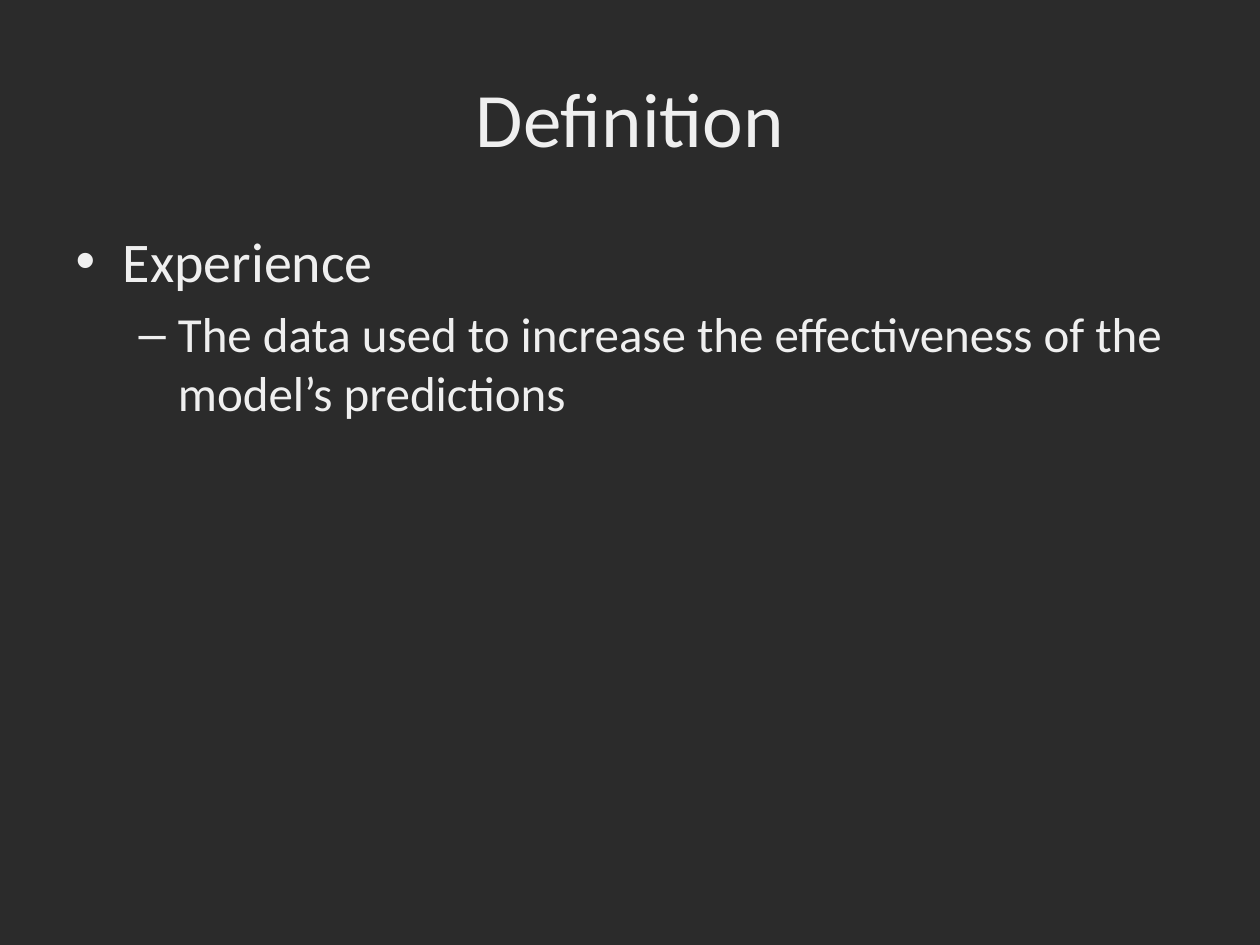
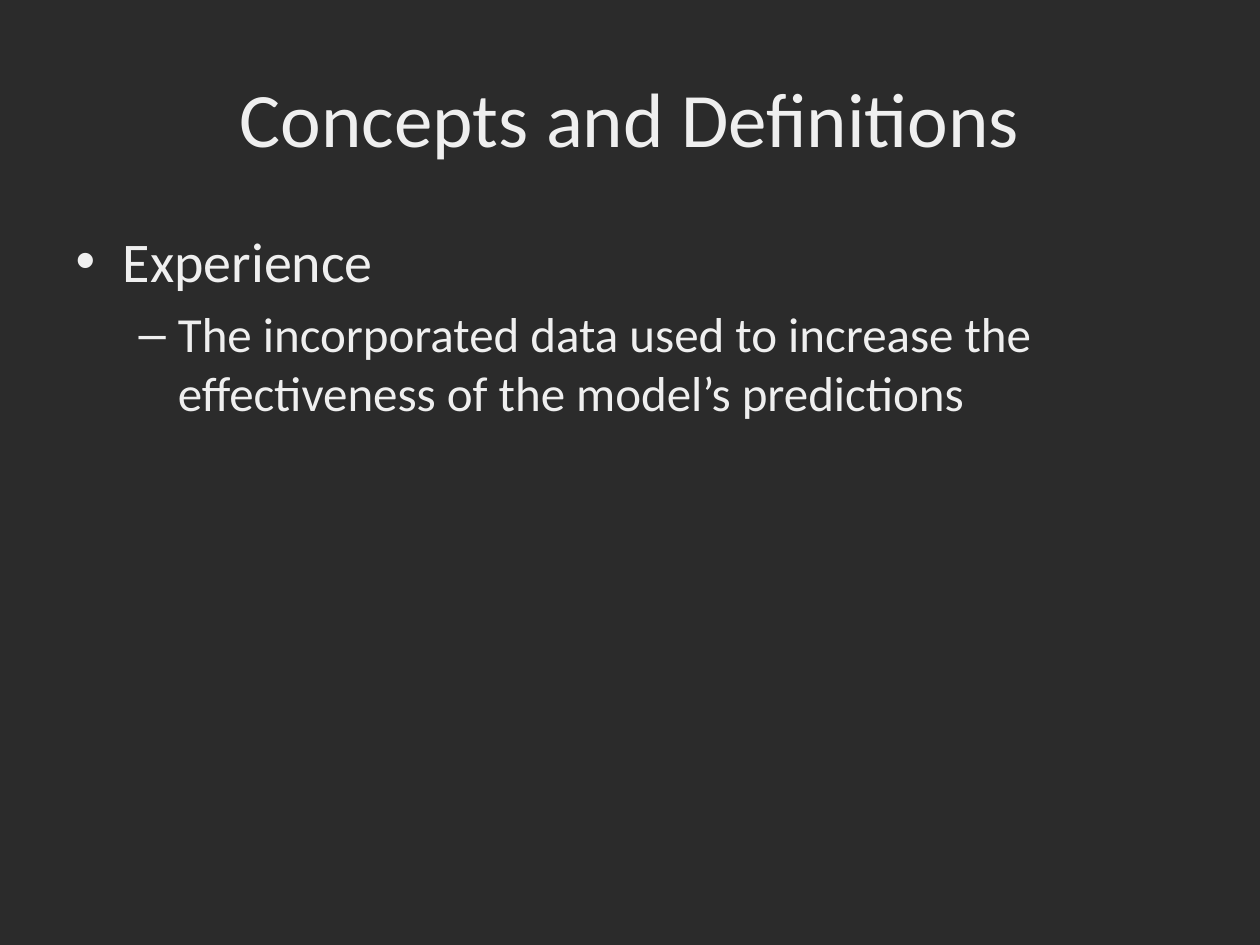
Before and after one commit to dbowmans46/PracticalProgramming, a slide deck: slide 9 of Session 7 - Python/Instructional Material/Session 7 - Python Brief Intro to Machine Learning with Scikit Learn.pptx (slide 8 before the commit). Drawn at 1260x945 pixels with LibreOffice and Linux fonts; fonts in the diff are those of the drawing; background and template pictures are left out; a plain dark background stands for a picture behind light text. Boxes give left, top, right and bottom in pixels: in the first picture for what was removed or moved away, otherwise in the second. Text is boxed around its words. In the diff, an @@ line names an element or a change of style, - is before the commit and + after.

Commit message:
Fixed typos, updated style, added underfitting and overfitting concepts.

```diff
--- a/Session 7 - Python/Instructional Material/Session 7 - Python Brief Intro to Machine Learning with Scikit Learn.pptx
+++ b/Session 7 - Python/Instructional Material/Session 7 - Python Brief Intro to Machine Learning with Scikit Learn.pptx
@@ title at [240, 93, 1019, 160]: text changed @@
-Definition
+Concepts and Definitions
@@ text at [178, 318, 1031, 419]: text changed @@
-  – The data used to increase the effectiveness of the model’s predictions
+  – The incorporated data used to increase the effectiveness of the model’s predictions
```
Also in this commit, not shown: 16 other slides changed, 6 slides added.
